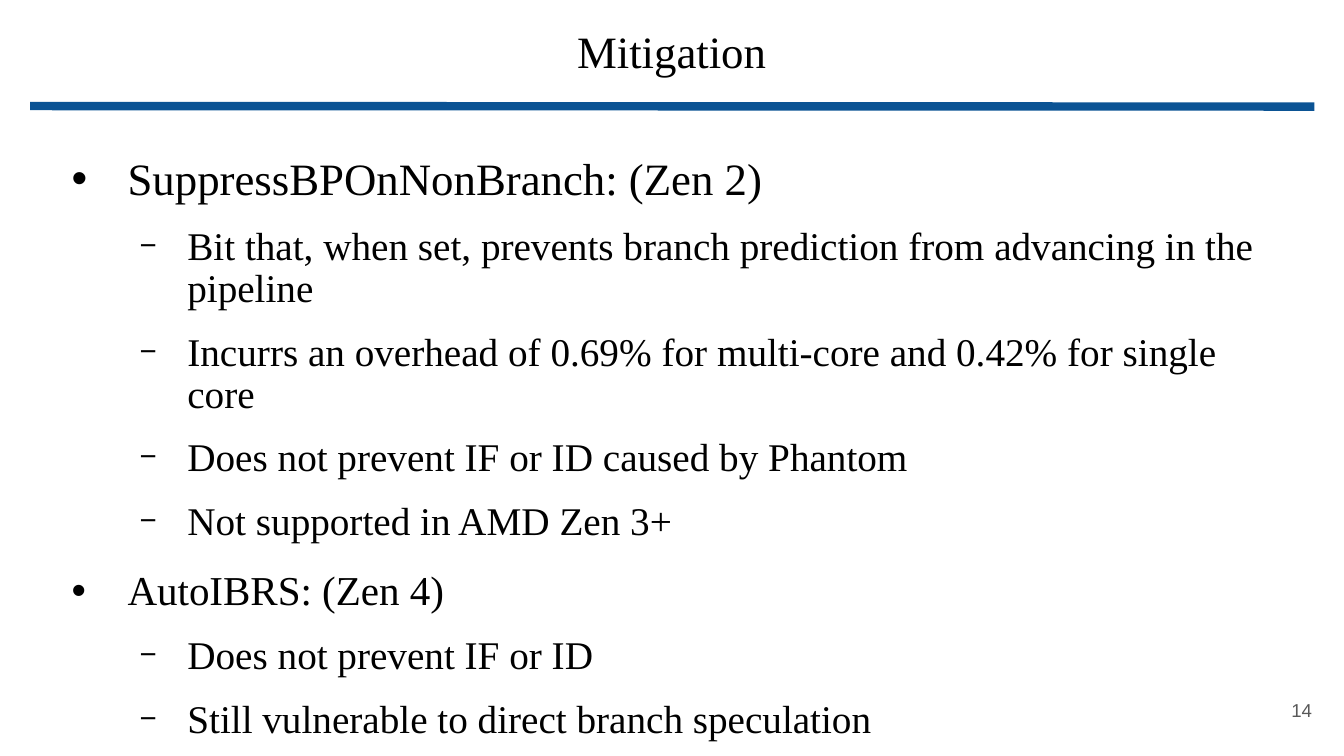
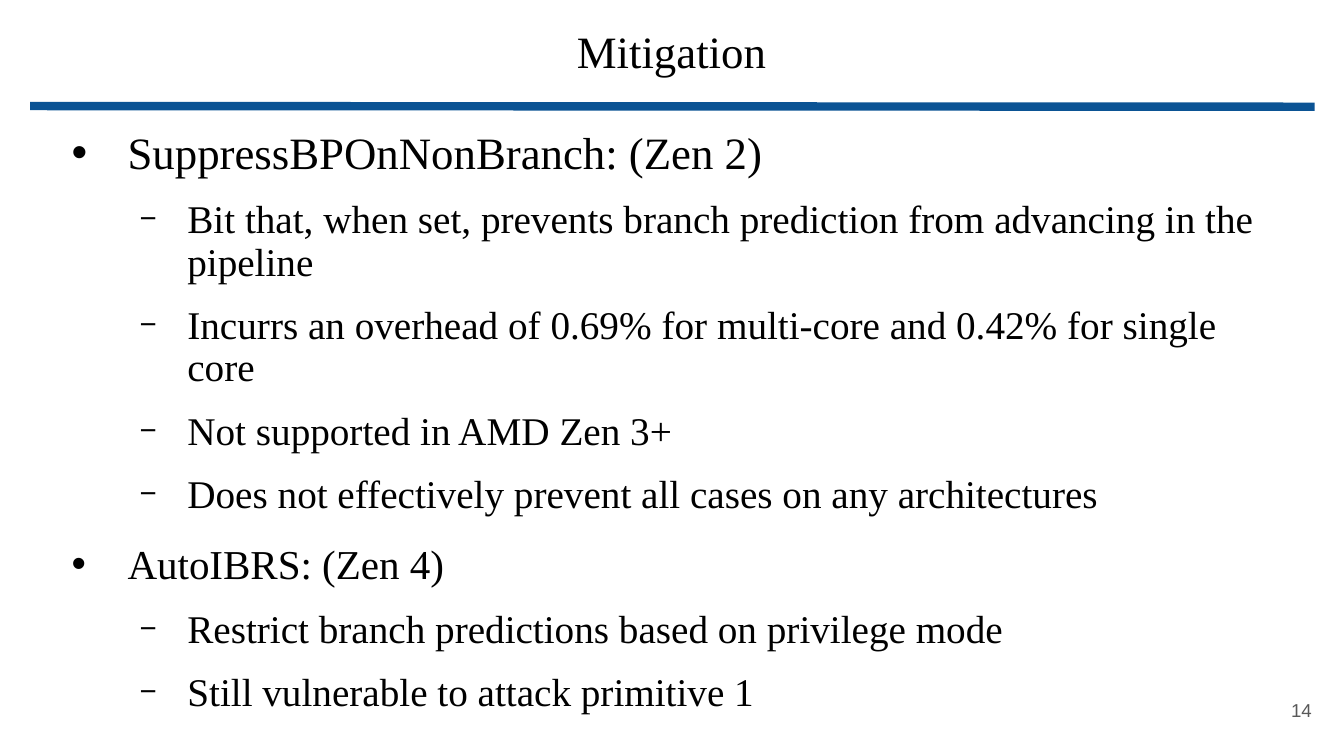
Before and after one commit to wbuz24/grad-research, a slide deck: slide 14 of presentations/Phantom.pptx. Drawn at 1344x756 pixels with LibreOffice and Linux fonts; fonts in the diff are those of the drawing. Boxes give left, top, right and bottom in pixels: in the first picture for what was removed or moved away, otherwise in the second. Text is boxed around its words. In the diff, an @@ line names an element or a change of style, - is before the commit and + after.

Commit message:
Phantom save

```diff
--- a/presentations/Phantom.pptx
+++ b/presentations/Phantom.pptx
@@ text "SuppressBPOnNonBranch: (Zen 2)": place and size @@
-text "SuppressBPOnNonBranch: (Zen 2)" at <box>128,164,1253,677</box>
+text "SuppressBPOnNonBranch: (Zen 2)" at <box>128,138,1253,714</box>
@@ text at <box>187,443,907,479</box>: paragraph removed @@
-  − Does not prevent IF or ID caused by Phantom
@@ text at <box>187,480,1098,516</box>: paragraph added @@
+  − Does not effectively prevent all cases on any architectures
@@ text at <box>187,615,1003,714</box>: text changed @@
-  − Does not prevent IF or ID
-  − Still vulnerable to direct branch speculation
+  − Restrict branch predictions based on privilege mode
+  − Still vulnerable to attack primitive 1
```
Also in this commit, not shown: 12 other slides changed, 1 slide added, 1 slide removed.
